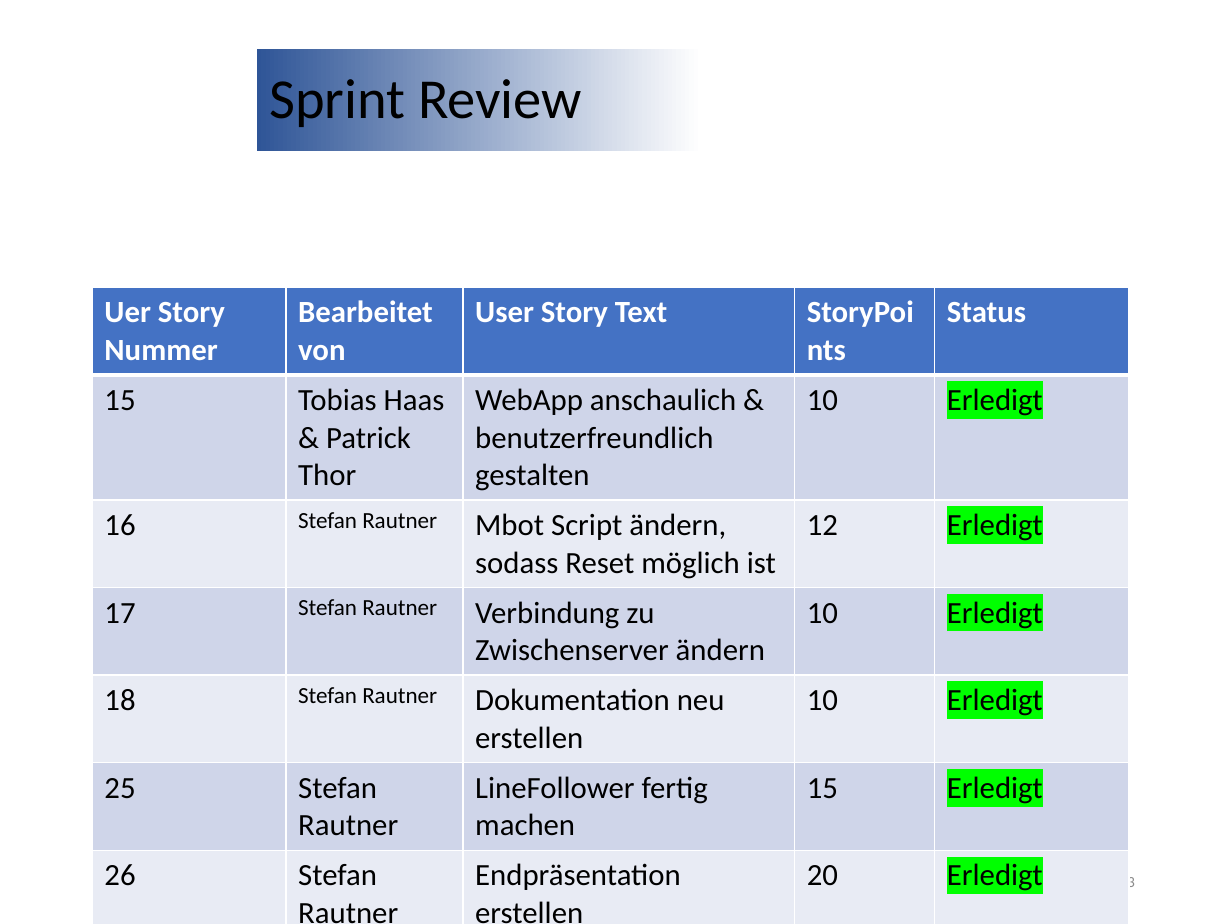
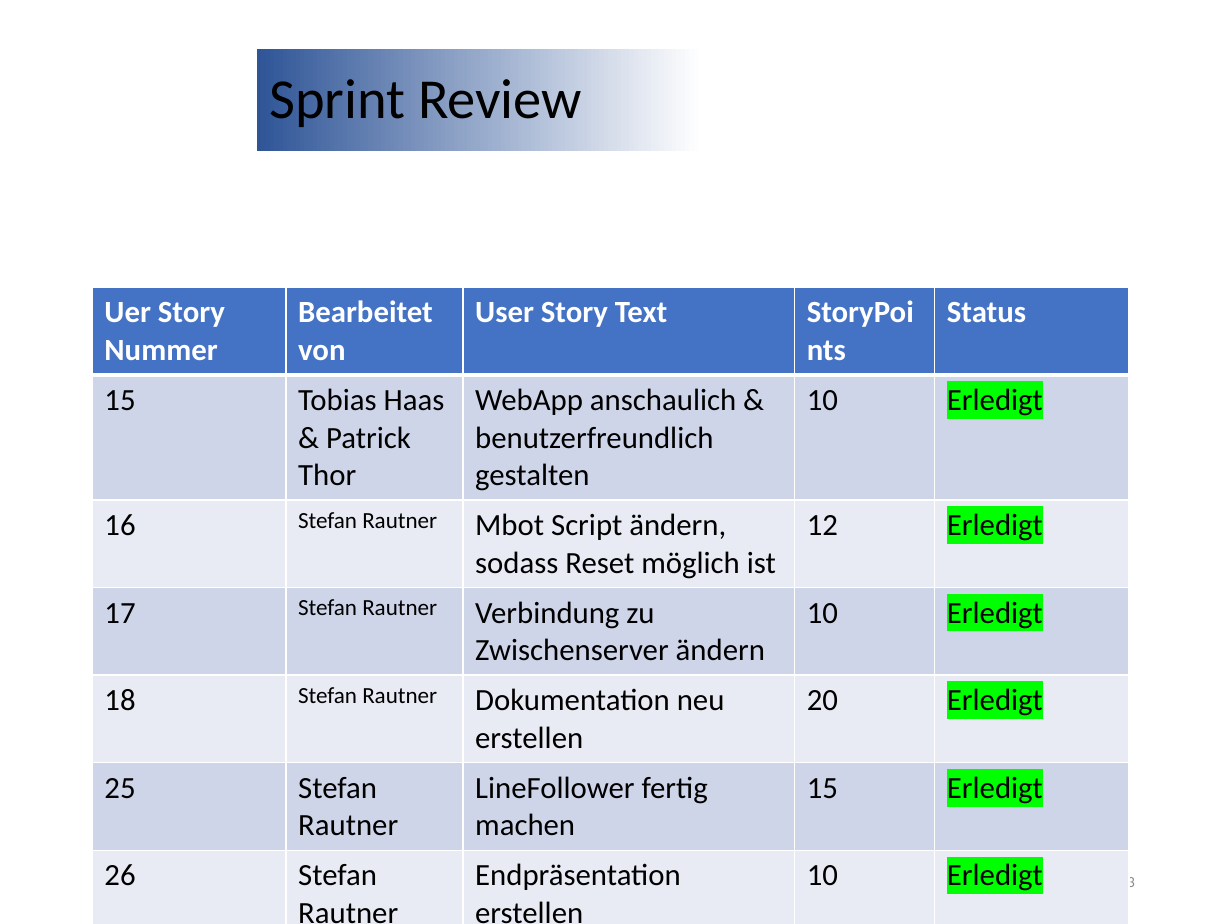
Before and after one commit to StefanRautner/MBotController, a slide deck: slide 3 of Dokumente/SprintReview-5.pptx. Drawn at 1232x924 pixels with LibreOffice and Linux fonts; fonts in the diff are those of the drawing; background and template pictures are left out. Boxes give left, top, right and bottom in pixels: in the first picture for what was removed or moved away, otherwise in the second. Text is boxed around its words. In the diff, an @@ line names an element or a change of style, - is before the commit and + after.

```diff
--- a/Dokumente/SprintReview-5.pptx
+++ b/Dokumente/SprintReview-5.pptx
@@ table at [92,287,1130,924] @@
-row 5, column 4: 10
+row 5, column 4: 20
-row 7, column 4: 20
+row 7, column 4: 10
```
Also in this commit, not shown: 2 other slides changed.
